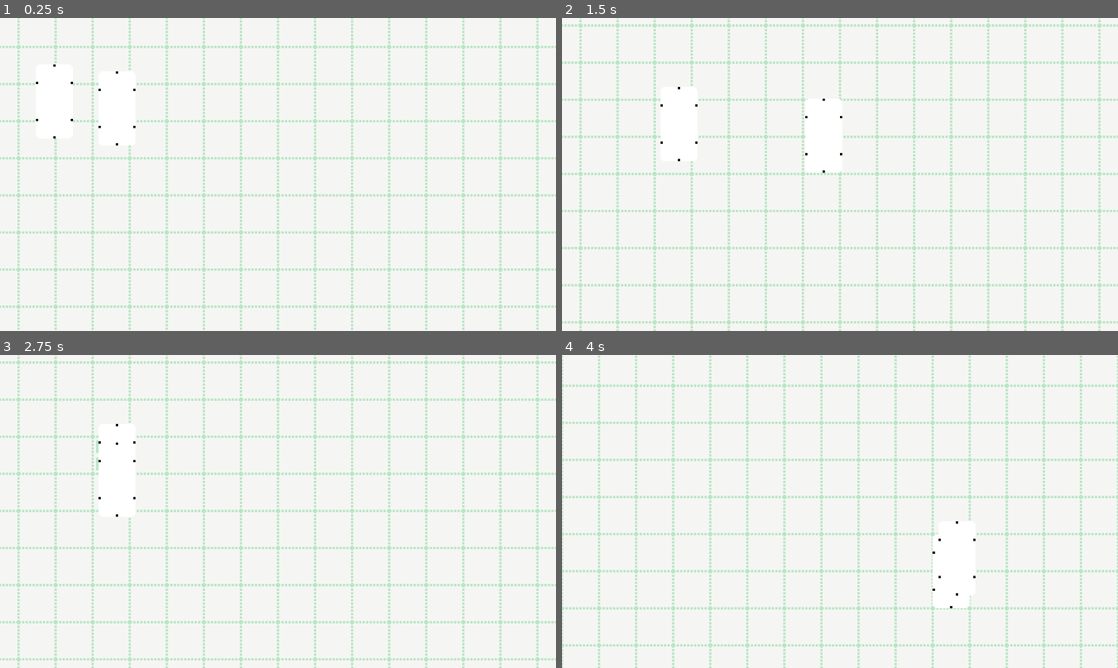
Above: before the commit, frames 1-4 (two rows, left to right).
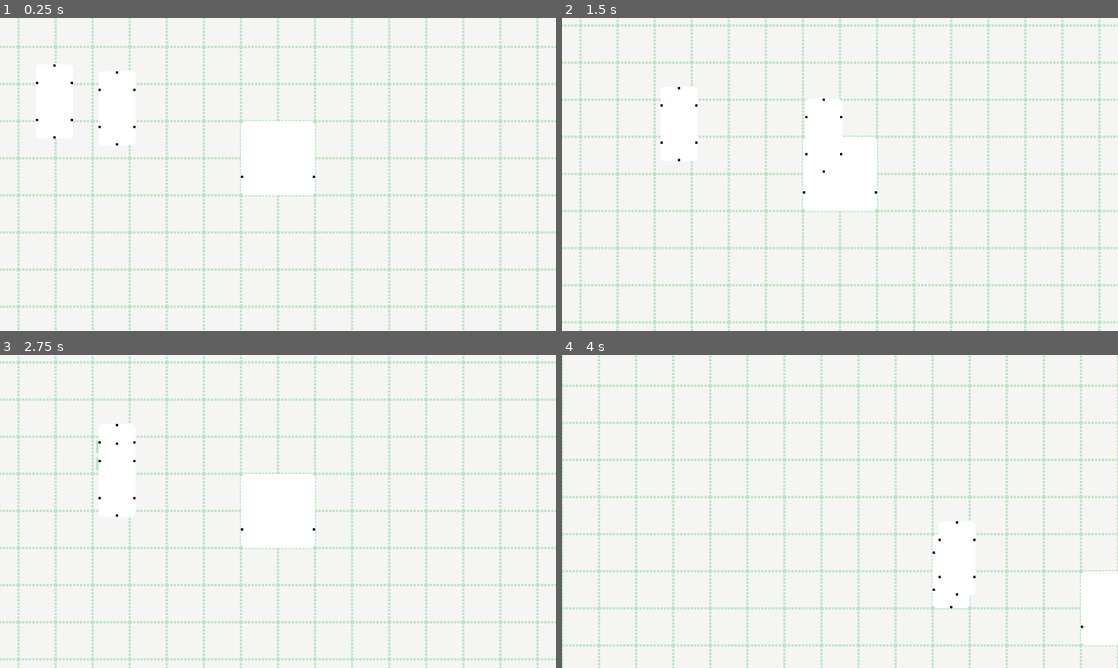
Above: after the commit, the same moments.

Repository: btoosey/Godot-Wild-Jam-77
Game: Godot game, scene res://scenes/main/main.tscn
Same seed, same stepped clock (60 frames per second), same inputs: the game is played once before the commit and once after it.
Inputs (mouse positions are in pixels of both pictures, inside the frame that each line leads up to):
- Up to frame 1 (0.25 s): no input
- Up to frame 2 (1.5 s): tap Enter at 0.5 s; drag from (617, 102) to (895, 105) at 0.52 s; tap Space (camera_drag) at 1.25 s; drag from (895, 121) to (678, 108) at 1.27 s
- Up to frame 3 (2.75 s): move the mouse to (116, 461) at 2.02 s; press the mouse at (116, 461) at 2.03 s
- Up to frame 4 (4 s): release the mouse at (678, 461) at 2.75 s; tap Enter at 2.75 s; drag from (812, 574) to (678, 461) at 2.77 s; tap Space (camera_drag) at 3.5 s; move the mouse to (1006, 558) at 3.52 s; hold Right mouse button (rotate) from 3.53 s (still down); click (1006, 558) at 3.67 s

The runs differ from the first frame. In frame 1, 0.3% of the frame differs, in the area x 43-57%, y 32-57%; in frame 2, 0.3%; in frame 3, 0.3%; in frame 4, 0.2%.

Commit message:
ADD: Start/finish track card

Diff:
--- a/scenes/main/main.tscn
+++ b/scenes/main/main.tscn
@@ -9,6 +9,7 @@
 [ext_resource type="Texture2D" uid="uid://c34hh6lrbgyr8" path="res://sprites/background/tile_highlight.png" id="4_wccih"]
 [ext_resource type="Script" path="res://scripts/components/tile_highlighter.gd" id="6_opi45"]
 [ext_resource type="Script" path="res://scripts/components/track_card_mover.gd" id="9_00qry"]
+[ext_resource type="PackedScene" uid="uid://bnmr3eyhrgx1n" path="res://scenes/track_cards/start_finish_card.tscn" id="10_74af6"]
 
 [sub_resource type="TileSetAtlasSource" id="TileSetAtlasSource_t5suh"]
 texture = ExtResource("1_kwwue")
@@ -37,6 +38,7 @@
 script = ExtResource("2_ydy7w")
 track_card_grid = NodePath("PlayAreaTrackCardGrid")
 tile_highlighter = NodePath("TileHighlighter")
+metadata/_edit_lock_ = true
 
 [node name="Highlight" type="TileMapLayer" parent="BackgroundTiles"]
 tile_set = SubResource("TileSet_riabq")
@@ -72,3 +74,7 @@
 [node name="TrackCardMover" type="Node" parent="." node_paths=PackedStringArray("play_areas")]
 script = ExtResource("9_00qry")
 play_areas = [NodePath("../BackgroundTiles")]
+start_finish_tiles = Array[Vector2i]([Vector2i(14, 7), Vector2i(14, 8), Vector2i(15, 7), Vector2i(15, 8)])
+
+[node name="StartFinishCard" parent="." instance=ExtResource("10_74af6")]
+position = Vector2(480, 256)
--- /dev/null
+++ b/scenes/track_cards/start_finish_card.tscn
@@ -0,0 +1,8 @@
+[gd_scene load_steps=2 format=3 uid="uid://bnmr3eyhrgx1n"]
+
+[ext_resource type="Texture2D" uid="uid://dgr6kuyswfl75" path="res://sprites/track_cards/start_finish_card.png" id="1_ehe64"]
+
+[node name="StartFinishCard" type="Node2D"]
+
+[node name="Sprite2D" type="Sprite2D" parent="."]
+texture = ExtResource("1_ehe64")
--- a/scripts/components/track_card_mover.gd
+++ b/scripts/components/track_card_mover.gd
@@ -2,6 +2,7 @@
 extends Node
 
 @export var play_areas: Array[PlayArea]
+@export var start_finish_tiles: Array[Vector2i]
 
 var starting_orientation
 
@@ -68,9 +69,16 @@
 		_reset_track_card_to_starting_position(track_card, starting_position, starting_orientation)
 		return
 
+
 	var new_area := play_areas[drop_area_index]
 	var new_tile := new_area.get_hovered_tile()
 	var secondary_new_tile = new_tile + track_card.secondary_card_halves[track_card.card_orientation]
+
+	for tile in start_finish_tiles:
+		if new_tile == tile or secondary_new_tile == tile:
+			_reset_track_card_to_starting_position(track_card, starting_position, starting_orientation)
+			return
+
 
 	if play_areas[drop_area_index].track_card_grid.is_tile_occupied(new_tile) or play_areas[drop_area_index].track_card_grid.is_tile_occupied(secondary_new_tile):
 		_reset_track_card_to_starting_position(track_card, starting_position, starting_orientation)
Not shown: 1 places in scenes/main/main.tscn that only renumber resources
Binary file added: sprites/track_cards/start_finish_card.png
Not shown, added: sprites/track_cards/start_finish_card.png.import
